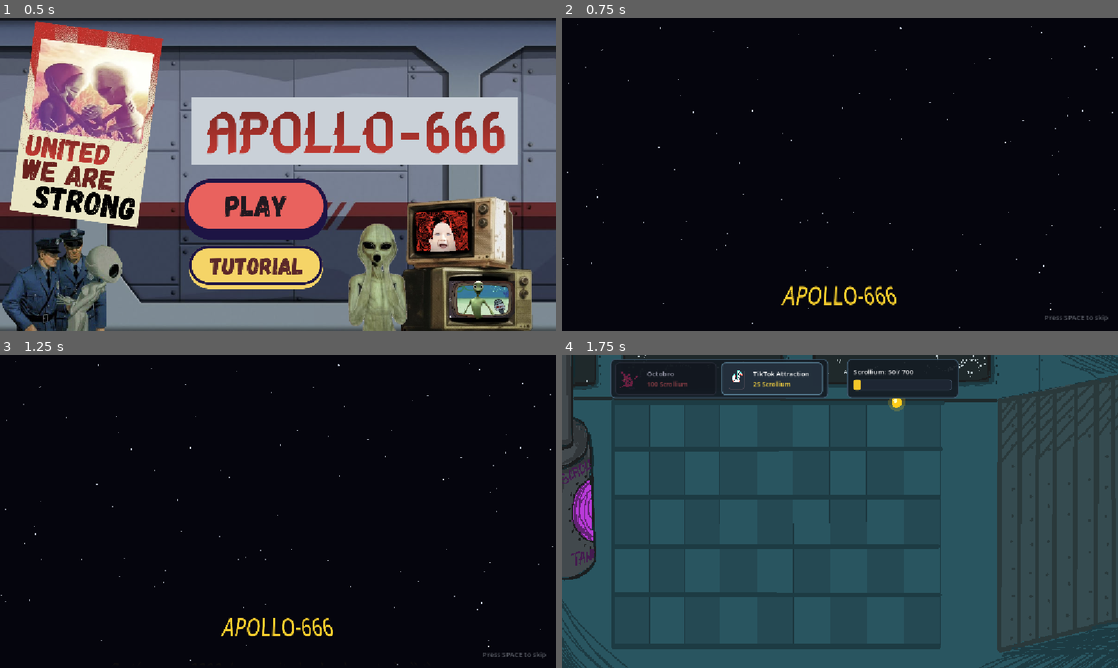
Above: before the commit, frames 1-4 (two rows, left to right).
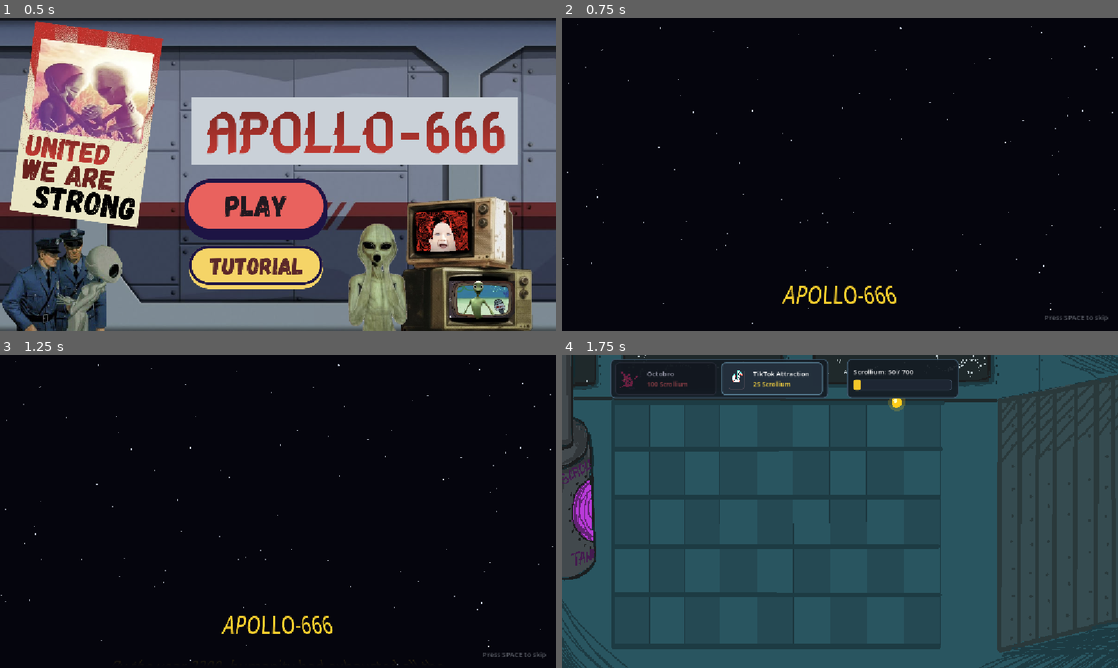
Above: after the commit, the same moments.

Repository: BogdanMartynenko/Apollo-666
Game: Godot game, scene res://Scenes/MainMenu.tscn
The game is run twice, just before and just after one commit, with the same random seed, the same clock (stepped at 60 frames per second) and the same inputs. Sound files missing from this copy of the repository are replaced by a short silence.
Inputs (mouse positions are in pixels of both pictures, inside the frame that each line leads up to):
- Up to frame 1 (0.5 s): no input
- Up to frame 2 (0.75 s): click (817, 208) at 0.5 s
- Up to frame 3 (1.25 s): no input
- Up to frame 4 (1.75 s): tap Space at 1.25, 1.52 s; move the mouse to (962, 495) at 1.27 s; click (962, 495) at 1.42 s

Frame 1 is identical in both runs. In frame 2, 0.3% of the frame differs, in the area x 39-61%, y 85-92%; in frame 3, 0.5%, in the area x 20-77%, y 83-98%; in frame 4, nothing differs.

Commit message:
Increase intro crawl scroll speed to 24.0

Diff:
--- a/Scenes/IntroCrawl.gd
+++ b/Scenes/IntroCrawl.gd
@@ -1,6 +1,6 @@
 extends Control
 
-@export var crawl_speed: float = 18.5
+@export var crawl_speed: float = 24.0
 @export var music_start_offset: float = 28.75
 @export var music_end_time: float = 103.5
 
